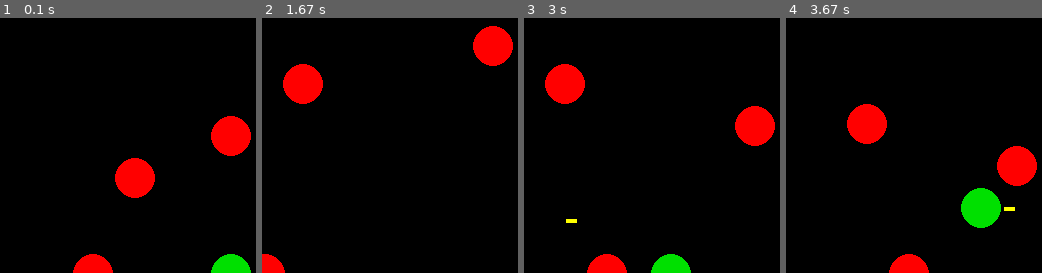
Above: before the commit, frames 1-4 (left to right).
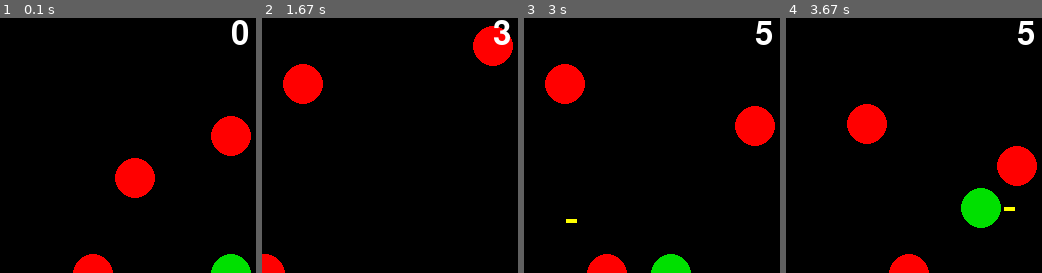
Above: after the commit, the same moments.

Repository: vposby/python
Game: pygame game, started from controlTest3.py
The game is run twice, just before and just after one commit, with the same random seed, the same clock (stepped at 60 frames per second) and the same inputs.
Inputs:
- Up to frame 1 (0.1 s): no input
- Up to frame 2 (1.67 s): hold Right 0.33-0.8 s; hold Up 0.83-1.13 s; hold W 0.83-1.13 s; hold D 1.17-1.63 s
- Up to frame 3 (3 s): hold Left 1.67-2.2 s; hold A 1.67-2.2 s; hold Down 2.23-2.53 s; hold S 2.23-2.53 s; hold A 2.57-2.97 s
- Up to frame 4 (3.67 s): hold W 3-3.37 s; hold Right from 3.4 s (still down); hold D from 3.4 s (still down)
The pictures show only the part of the screen within x 5-55%, y 0-50%; the shares and areas given below are measured in that part.

The runs differ from the first frame. In frame 1, 0.4% of the frame differs, in the area x 90-97%, y 0-11%; in frame 2, 0.4%; in frame 3, 0.4%; in frame 4, 0.4%.

Commit message:
Add files via upload

Diff:
--- a/controlTest3.py
+++ b/controlTest3.py
@@ -25,15 +25,10 @@
 black = (0,0,0)
 white = (255,255,255)
 red = (255,0,0)
-orange = (255,128,0)
 yellow = (255,255,0)
 green = (0,224,0)
-cyan = (0,255,255)
-blue = (0,0,255)
-purple = (128,0,128)
-pink = (255,0,255)
-
-pos=[]
+
+pos=[] #x coordinate, y coordinate, coordinate pair
 pos.append([int(width/2),int(height/4),(int(width/2),int(height/4))]) #N
 pos.append([int(2*width/3),int(height/3),(int(2*width/3),int(height/3))]) #NE
 pos.append([int(3*width/4),int(height/2),(int(3*width/4),int(height/2))]) #E
@@ -50,15 +45,9 @@
 #pygame.mouse.set_visible(False)
 screenFont = pygame.font.Font(None, 48) #in case I need to display values
 
-nCir = pygame.draw.circle(screen,red,pos[0][2],cirSize)
-neCir = pygame.draw.circle(screen,red,pos[1][2],cirSize)
-eCir = pygame.draw.circle(screen,red,pos[2][2],cirSize)
-seCir = pygame.draw.circle(screen,red,pos[3][2],cirSize)
-sCir = pygame.draw.circle(screen,red,pos[4][2],cirSize)
-swCir = pygame.draw.circle(screen,red,pos[5][2],cirSize)
-wCir = pygame.draw.circle(screen,red,pos[6][2],cirSize)
-nwCir = pygame.draw.circle(screen,red,pos[7][2],cirSize)
-playerCir = pygame.draw.circle(screen,green,pos[8][2],cirSize)
+for x in range(len(pos)-1):
+	pygame.draw.circle(screen,red,pos[x][2],cirSize)
+pygame.draw.circle(screen,green,pos[8][2],cirSize)
 outN = outNE = outE = outSE = outS = outSW = outW = outNW = True
 
 shotCount = 0
@@ -76,21 +65,18 @@
 	#move circles
 	for cir in range(0,len(pos)):
 		if cir==0: #N
+			x=pos[cir][0]
 			if outN==True:
 				if pos[cir][1]-1>25:
-					x=pos[cir][0]
 					pos[cir][1]=y=pos[cir][1]-1
 				else:
 					outN=False
-					x=pos[cir][0]
-					pos[cir][1]=y=pos[cir][1]+1
-			else:
-				if pos[cir][1]+1<487:
-					x=pos[cir][0]
+					pos[cir][1]=y=pos[cir][1]+1
+			else:
+				if pos[cir][1]+1<487:
 					pos[cir][1]=y=pos[cir][1]+1
 				else:
 					outN=True
-					x=pos[cir][0]
 					pos[cir][1]=y=pos[cir][1]-1
 		elif cir==1: #NE
 			if outNE==True:
@@ -110,22 +96,19 @@
 					pos[cir][0]=x=pos[cir][0]+1
 					pos[cir][1]=y=pos[cir][1]-1
 		elif cir==2: #E
+			y=pos[cir][1]
 			if outE==True:
 				if pos[cir][0]+1<487:
 					pos[cir][0]=x=pos[cir][0]+1
-					y=pos[cir][1]
 				else:
 					outE=False
 					pos[cir][0]=x=pos[cir][0]-1
-					y=pos[cir][1]
-			else:
-				if pos[cir][0]-1>25:
-					pos[cir][0]=x=pos[cir][0]-1
-					y=pos[cir][1]
+			else:
+				if pos[cir][0]-1>25:
+					pos[cir][0]=x=pos[cir][0]-1
 				else:
 					outE=True
 					pos[cir][0]=x=pos[cir][0]+1
-					y=pos[cir][1]
 		elif cir==3: #SE
 			if outSE==True:
 				if pos[cir][1]+1<487:
@@ -144,21 +127,18 @@
 					pos[cir][0]=x=pos[cir][0]+1
 					pos[cir][1]=y=pos[cir][1]+1
 		elif cir==4: #S
+			x=pos[cir][0]
 			if outS==True:
 				if pos[cir][1]+1<487:
-					x=pos[cir][0]
 					pos[cir][1]=y=pos[cir][1]+1
 				else:
 					outS=False
-					x=pos[cir][0]
-					pos[cir][1]=y=pos[cir][1]-1
-			else:
-				if pos[cir][1]-1>25:
-					x=pos[cir][0]
+					pos[cir][1]=y=pos[cir][1]-1
+			else:
+				if pos[cir][1]-1>25:
 					pos[cir][1]=y=pos[cir][1]-1
 				else:
 					outS=True
-					x=pos[cir][0]
 					pos[cir][1]=y=pos[cir][1]+1
 		elif cir==5: #SW
 			if outSW==True:
@@ -178,22 +158,19 @@
 					pos[cir][0]=x=pos[cir][0]-1
 					pos[cir][1]=y=pos[cir][1]+1
 		elif cir==6: #W
+			y=pos[cir][1]
 			if outW==True:
 				if pos[cir][0]-1>25:
 					pos[cir][0]=x=pos[cir][0]-1
-					y=pos[cir][1]
 				else:
 					outW=False
 					pos[cir][0]=x=pos[cir][0]+1
-					y=pos[cir][1]
-			else:
-				if pos[cir][0]+1<487:
-					pos[cir][0]=x=pos[cir][0]+1
-					y=pos[cir][1]
+			else:
+				if pos[cir][0]+1<487:
+					pos[cir][0]=x=pos[cir][0]+1
 				else:
 					outW=True
 					pos[cir][0]=x=pos[cir][0]-1
-					y=pos[cir][1]
 		elif cir==7: #NW
 			if outNW==True:
 				if pos[cir][0]-1>25:
@@ -280,7 +257,7 @@
 		shotStart=[x,y,(x,y)]
 		shotFin=[x,y,(x,y)]
 		if pressed[pygame.K_UP]: #N
-			pygame.key.set_repeat(500,250)
+			pygame.key.set_repeat(750,500)
 			shotStart[1]-=20
 			shotStart[2]=(shotStart[0],shotStart[1])
 			shotFin[1]-=30
@@ -288,7 +265,7 @@
 			shotCount+=1
 			shot.append(["N",shotStart,shotFin])
 		elif pressed[pygame.K_RIGHT]: #E
-			pygame.key.set_repeat(500,250)
+			pygame.key.set_repeat(750,500)
 			shotStart[0]+=20
 			shotStart[2]=(shotStart[0],shotStart[1])
 			shotFin[0]+=30
@@ -296,7 +273,7 @@
 			shotCount+=1
 			shot.append(["E",shotStart,shotFin])
 		elif pressed[pygame.K_DOWN]: #S
-			pygame.key.set_repeat(500,250)
+			pygame.key.set_repeat(750,500)
 			shotStart[1]+=20
 			shotStart[2]=(shotStart[0],shotStart[1])
 			shotFin[1]+=30
@@ -304,7 +281,7 @@
 			shotCount+=1
 			shot.append(["S",shotStart,shotFin])
 		elif pressed[pygame.K_LEFT]: #W
-			pygame.key.set_repeat(500,250)
+			pygame.key.set_repeat(750,500)
 			shotStart[0]-=20
 			shotStart[2]=(shotStart[0],shotStart[1])
 			shotFin[0]-=30
@@ -313,6 +290,7 @@
 			shot.append(["W",shotStart,shotFin])
 	#move line segment in previously-specified direction
 	shotNum=0
+	pygame.key.set_repeat()
 	while shotNum<shotCount:
 		if shot[shotNum][0]=="N":
 			shot[shotNum][1][1]-=3
@@ -356,20 +334,13 @@
 				shot.pop(shotNum-1)
 				shotNum-=1
 
-	nCir = pygame.draw.circle(screen,red,pos[0][2],cirSize)
-	neCir = pygame.draw.circle(screen,red,pos[1][2],cirSize)
-	eCir = pygame.draw.circle(screen,red,pos[2][2],cirSize)
-	seCir = pygame.draw.circle(screen,red,pos[3][2],cirSize)
-	sCir = pygame.draw.circle(screen,red,pos[4][2],cirSize)
-	swCir = pygame.draw.circle(screen,red,pos[5][2],cirSize)
-	wCir = pygame.draw.circle(screen,red,pos[6][2],cirSize)
-	nwCir = pygame.draw.circle(screen,red,pos[7][2],cirSize)
-	playerCir = pygame.draw.circle(screen,green,pos[8][2],cirSize)
-	#shotsNum=screenFont.render(str(shotCount),1,white)
-	#screen.blit(shotsNum,(256,0))
+	for x in range(len(pos)-1):
+		pygame.draw.circle(screen,red,pos[x][2],cirSize)
+	pygame.draw.circle(screen,green,pos[8][2],cirSize)
+	screen.blit(screenFont.render(str(shotCount),1,white),(256,0))
 
 	for x in range(0,shotCount):
 		pygame.draw.line(screen,yellow,shot[x][1][2],shot[x][2][2],4)
 
-	pygame.key.set_repeat()
+
 	pygame.display.update()
